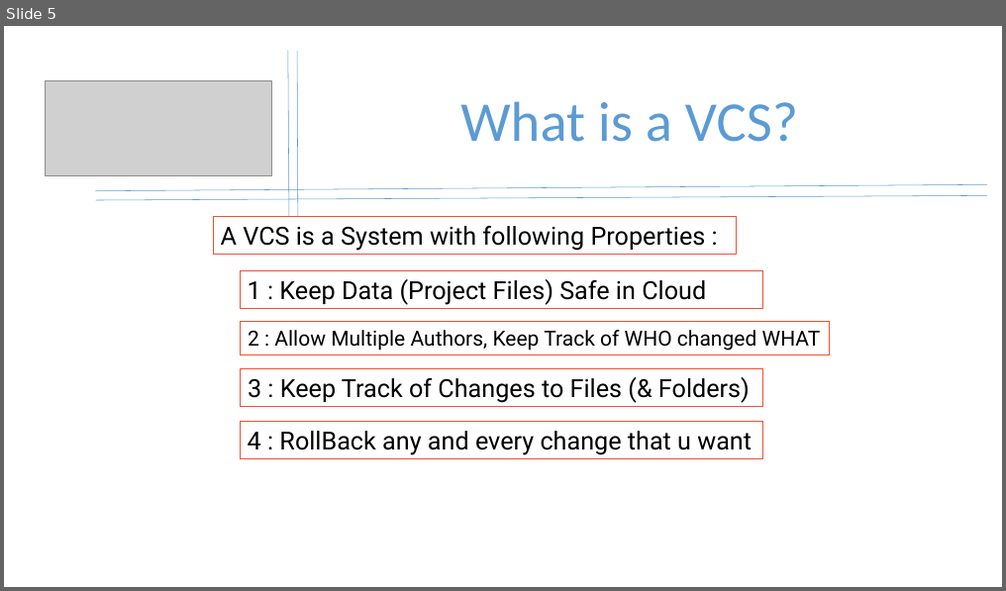
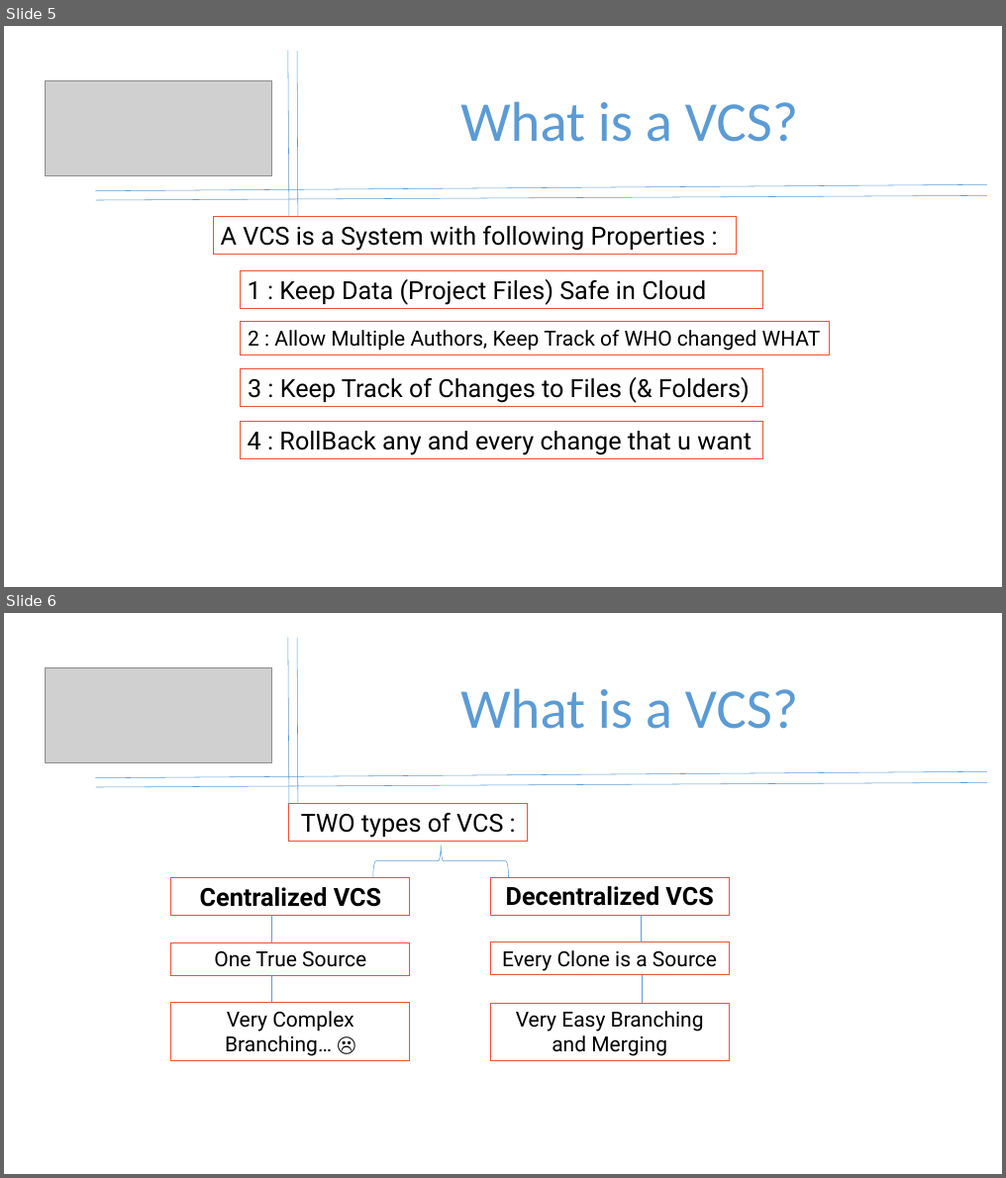
Before and after one commit to SahilQaiser/Git-GitHub, a slide deck: Git&Github.pptx. Shown one above the other, each under a label of ours: slide 5 before the commit, slides 5 and 6 after it. The pictures are 1006x591 and 1006x1178 pixels, drawn with LibreOffice and Linux fonts; fonts in the diff are those of the drawing; grey boxes stand for pictures. Boxes give left, top, right and bottom in pixels: in the first picture for what was removed or moved away, otherwise in the second. Text is boxed around its words. In the diff, an @@ line names an element or a change of style, - is before the commit and + after.

Commit message:
Added Slide CVCS vs DVCS

```diff
--- a/Git&Github.pptx
+++ b/Git&Github.pptx
@@ slide 6 added at bbox=[4, 613, 1002, 1174], background #FFFFFF @@
@@ line added from (288, 637) to (289, 803), #5B9BD5 0.5 pt @@
@@ line added from (297, 638) to (298, 803), #5B9BD5 0.5 pt @@
@@ picture added at bbox=[46, 667, 272, 762] @@
@@ text added at bbox=[460, 688, 798, 729], 54 pt, text #5B9BD5 @@
+What is a VCS?
@@ line added from (987, 771) to (95, 778), #5B9BD5 0.5 pt @@
@@ line added from (987, 783) to (96, 787), #5B9BD5 0.5 pt @@
@@ rectangle added at bbox=[289, 804, 528, 842], outline #F05033 0.75 pt, 24 pt, text #000000 @@
+TWO types of VCS :
@@ left brace added at bbox=[373, 845, 509, 877], outline #5B9BD5 0.5 pt @@
@@ rectangle added at bbox=[171, 878, 411, 916], outline #F05033 0.75 pt, 24 pt, text #000000, bold @@
+Centralized VCS
@@ rectangle added at bbox=[491, 877, 730, 915], outline #F05033 0.75 pt, 24 pt, text #000000, bold @@
+Decentralized VCS
@@ line added from (272, 916) to (272, 943), #5B9BD5 0.5 pt @@
@@ line added from (642, 915) to (642, 943), #5B9BD5 0.5 pt @@
@@ rectangle added at bbox=[171, 943, 411, 976], outline #F05033 0.75 pt, 20 pt, text #000000 @@
+One True Source
@@ rectangle added at bbox=[491, 943, 730, 975], outline #F05033 0.75 pt, 20 pt, text #000000 @@
+Every Clone is a Source
@@ line added from (271, 975) to (271, 1003), #5B9BD5 0.5 pt @@
@@ line added from (643, 975) to (643, 1003), #5B9BD5 0.5 pt @@
@@ rectangle added at bbox=[171, 1003, 411, 1060], outline #F05033 0.75 pt, 20 pt, text #000000 @@
+Very Complex Branching… ☹
@@ rectangle added at bbox=[491, 1003, 730, 1060], outline #F05033 0.75 pt, 20 pt, text #000000 @@
+Very Easy Branching and Merging
```
Also in this commit, not shown: 1 other file.
